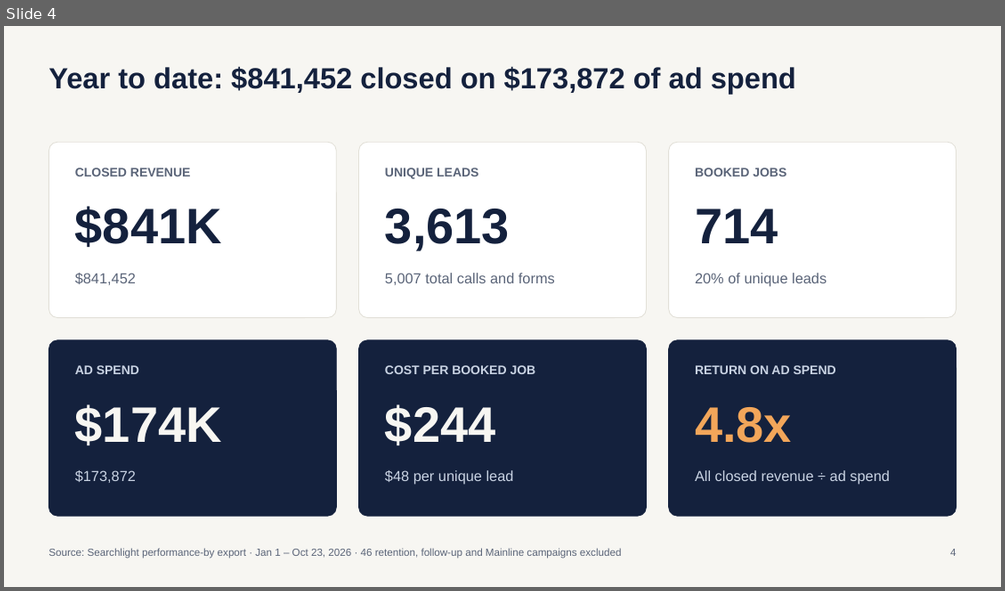
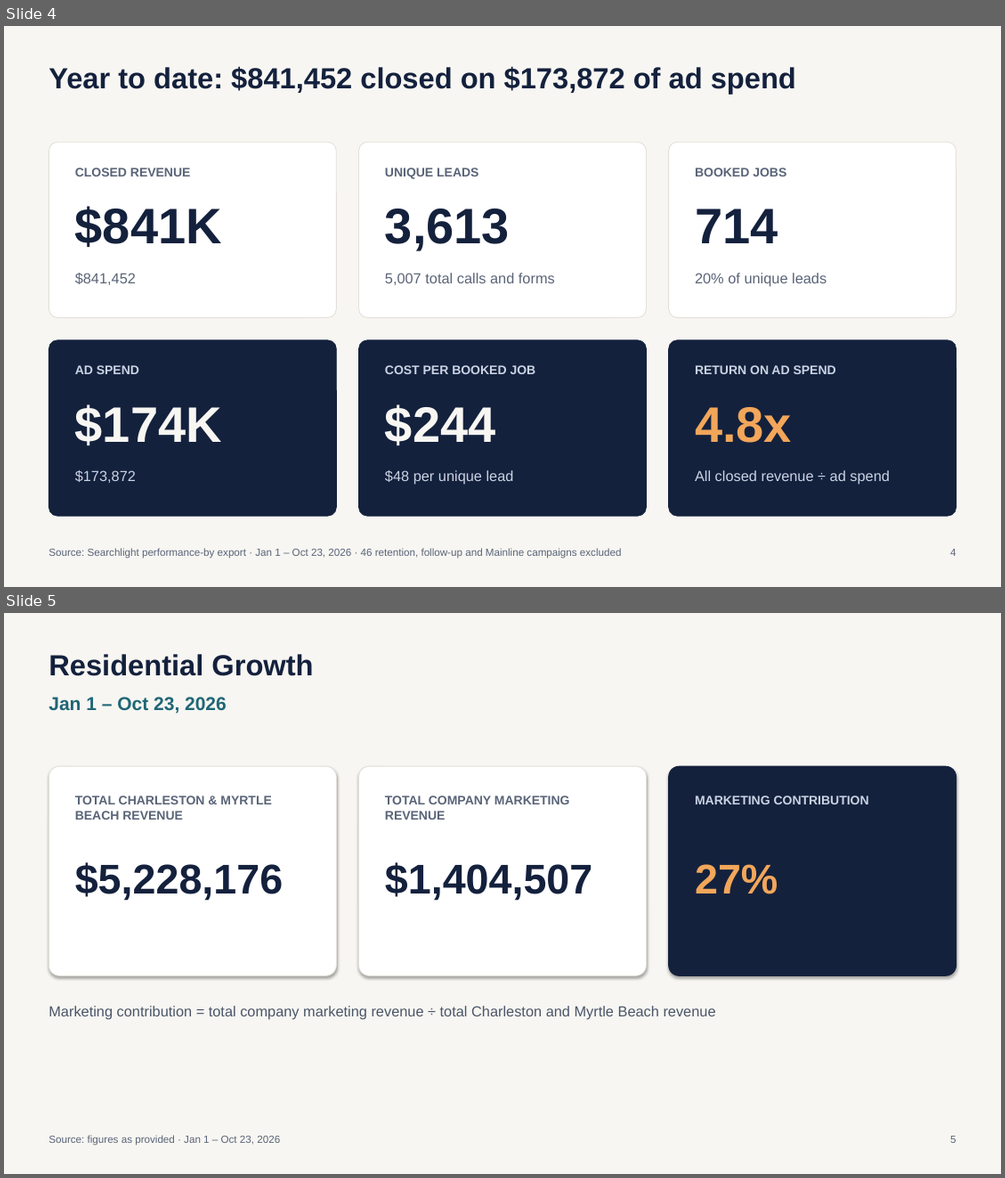
Before and after one commit to MktgCAP/Searchlight-YTD-Analysis, a slide deck: Coastal-Air-Plus-YTD-Performance-Oct23-2026.pptx. Shown one above the other, each under a label of ours: slide 4 before the commit, slides 4 and 5 after it. The pictures are 1005x591 and 1005x1178 pixels, drawn with LibreOffice and Linux fonts; fonts in the diff are those of the drawing. Boxes give left, top, right and bottom in pixels: in the first picture for what was removed or moved away, otherwise in the second. Text is boxed around its words. In the diff, an @@ line names an element or a change of style, - is before the commit and + after.

```diff
--- a/Coastal-Air-Plus-YTD-Performance-Oct23-2026.pptx
+++ b/Coastal-Air-Plus-YTD-Performance-Oct23-2026.pptx
@@ slide 5 added at box(4, 613, 1001, 1174), background #F7F6F2 @@
@@ text added at box(48, 654, 313, 676), 28 pt, text #14213D, bold @@
+Residential Growth
@@ text added at box(48, 697, 226, 714), 18 pt, text #1F6676, bold @@
+Jan 1 – Oct 23, 2026
@@ rounded rectangle added at box(48, 766, 336, 976), fill #FFFFFF, outline #E2E0D8 0.75 pt @@
@@ rounded rectangle added at box(358, 766, 646, 976), fill #FFFFFF, outline #E2E0D8 0.75 pt @@
@@ rounded rectangle added at box(669, 766, 956, 976), fill #14213D, outline #14213D 0.75 pt @@
@@ text added at box(75, 795, 271, 819), 12 pt, text #5A6478, bold @@
+TOTAL CHARLESTON & MYRTLE BEACH REVENUE
@@ text added at box(385, 795, 570, 819), 12 pt, text #5A6478, bold @@
+TOTAL COMPANY MARKETING REVENUE
@@ text added at box(695, 795, 869, 804), 12 pt, text #C9D3E3, bold @@
+MARKETING CONTRIBUTION
@@ text added at box(75, 862, 283, 900), 40 pt, text #14213D, bold @@
+$5,228,176
@@ text added at box(385, 862, 592, 900), 40 pt, text #14213D, bold @@
+$1,404,507
@@ text added at box(695, 864, 777, 894), 40 pt, text #F2A65A, bold @@
+27%
@@ text added at box(48, 1005, 716, 1019), 14 pt, text #4A5568 @@
+Marketing contribution = total company marketing revenue ÷ total Charleston and Myrtle Beach revenue
@@ text added at box(48, 1135, 280, 1145), 10 pt, text #5A6478 @@
+Source: figures as provided · Jan 1 – Oct 23, 2026
@@ text added at box(950, 1135, 955, 1143), 10 pt, text #5A6478 @@
+5
```
Also in this commit, not shown: 13 slides changed.
